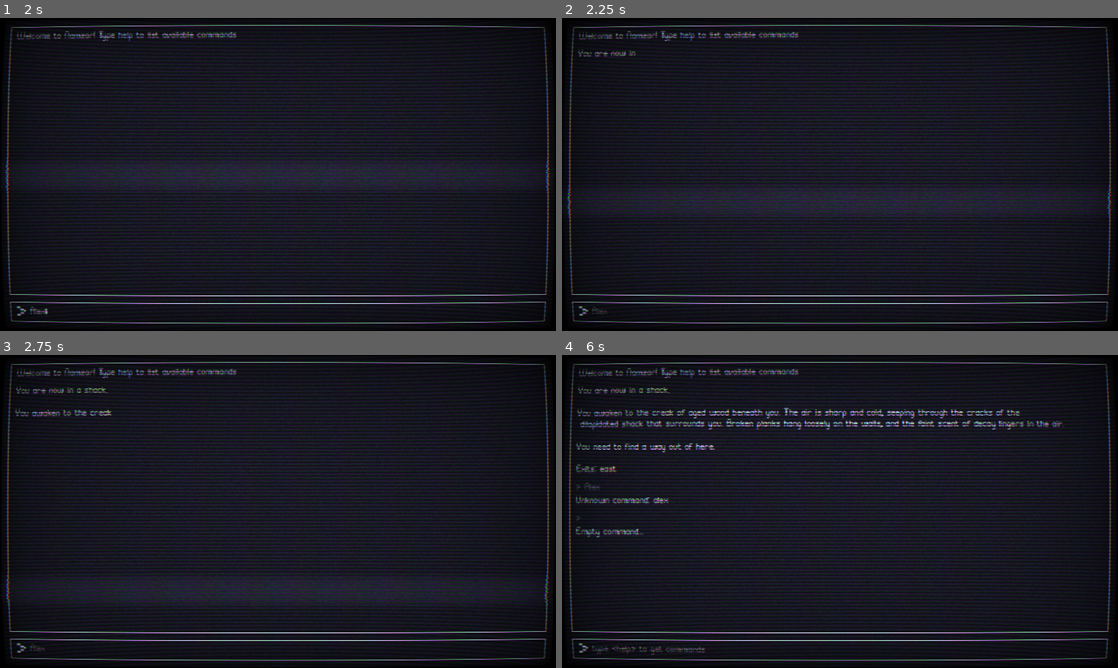
Above: before the commit, frames 1-4 (two rows, left to right).
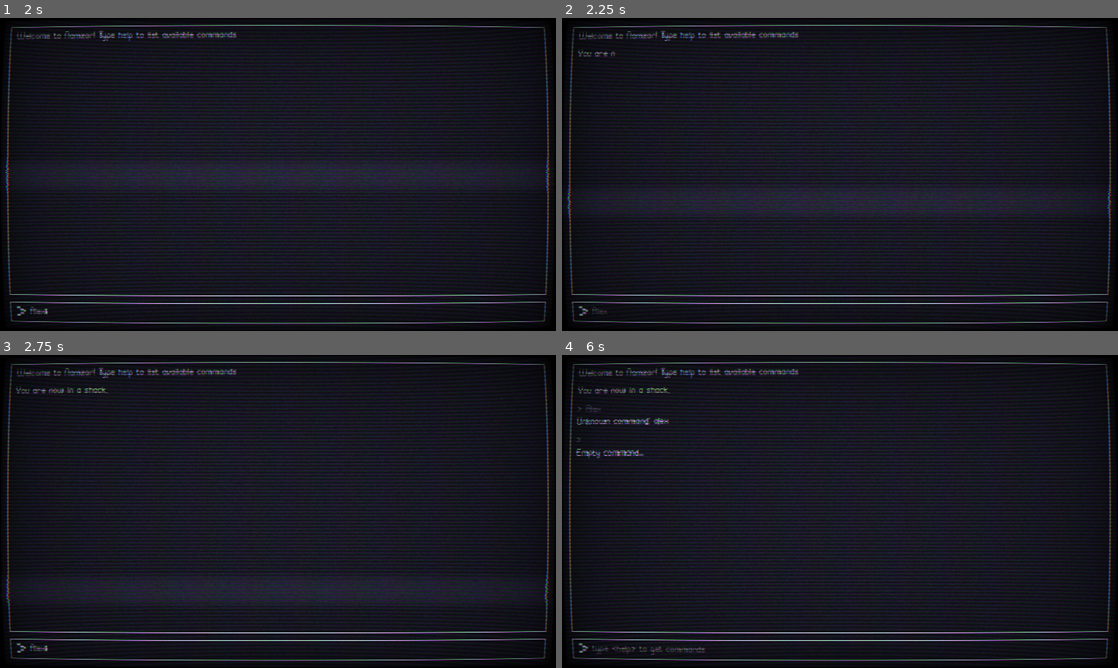
Above: after the commit, the same moments.

Repository: salty-max/namzar
Game: Godot game, scene res://scenes/game/game.tscn
Two runs of this game, one before a commit and one after it. Both use one fixed random seed, a clock stepped at 60 frames per second and the inputs below. The project has no main scene, so this scene is started directly.
Inputs (mouse positions are in pixels of both pictures, inside the frame that each line leads up to):
- Up to frame 1 (2 s): click (283, 312) at 1.27 s; type "Alex" at 1.35 s
- Up to frame 2 (2.25 s): no input
- Up to frame 3 (2.75 s): no input
- Up to frame 4 (6 s): tap Enter at 4.25, 5.75 s; tap Space at 5 s

Frame 1 is identical in both runs. In frame 2, less than 0.1% of the frame differs, in the area x 9-14%, y 10-13%; in frame 3, 0.2%; in frame 4, 3.3%, in the area x 2-91%, y 16-59%.

Commit message:
:recycle: refactor exits to resources

Diff:
--- a/components/command_parser.gd
+++ b/components/command_parser.gd
@@ -3,6 +3,7 @@
 
 const COMMAND_DEFS := {
 	"go": 2,
+	"look": 1,
 	"back": 1,
 	"attack": 4,
 	"help": 1
@@ -30,6 +31,8 @@
 	match cmd:
 		"go":
 			return _go(args)
+		"look":
+			return _look()
 		"help":
 			return _help()
 
@@ -43,29 +46,35 @@
 	var dir = args[0]
 
 	if current_room.exits.keys().has(dir):
-		var room_change_string = _change_room(current_room.exits[dir])
+		var exit = current_room.exits[dir]
+		var room_change_string = _change_room(exit.get_next_room(current_room))
 		return "\n\n".join([
 			"You go %s" % Palette.colorize(dir, Palette.PaletteColor.YELLOW),
 			room_change_string
 		])
 
-	return "No exit in that direction"
+	return "No exit in that direction."
+
+
+func _look() -> String:
+	var exits_string = " ".join(current_room.exits.keys())
+	var strings = "\n\n".join([
+		current_room.room_description,
+		"Exits: %s" % Palette.colorize(exits_string, Palette.PaletteColor.YELLOW)
+	])
+
+	return strings
 
 
 func _help() -> String:
 	return "\n".join([
 		"Available commands:",
 		"\t%s <location>" % Palette.colorize("go", Palette.PaletteColor.BLUE),
+		"\t%s" % Palette.colorize("look", Palette.PaletteColor.BLUE),
 		"\t%s" % Palette.colorize("help", Palette.PaletteColor.BLUE)
 	])
 
 
 func _change_room(new_room: Room) -> String:
 	current_room = new_room
-	var exits_string = " ".join(new_room.exits.keys())
-	var strings = "\n\n".join([
-		"You are now in %s." % Palette.colorize(new_room.room_name, Palette.PaletteColor.GREEN),
-		new_room.room_description,
-		"Exits: %s" % Palette.colorize(exits_string, Palette.PaletteColor.YELLOW)
-	])
-	return strings
+	return "You are now in %s." % Palette.colorize(new_room.room_name, Palette.PaletteColor.GREEN)
--- /dev/null
+++ b/data/exits/exit.gd
@@ -0,0 +1,12 @@
+class_name Exit
+extends Resource
+
+var room_1: Room
+var room_1_locked: bool = false
+
+var room_2: Room
+var room_2_locked: bool = false
+
+
+func get_next_room(room: Room) -> Room:
+	return room_1 if room == room_2 else room_2
--- a/scenes/game/game.gd
+++ b/scenes/game/game.gd
@@ -16,7 +16,7 @@
 @onready var scroll_bar: VScrollBar = %Scroll.get_v_scroll_bar()
 @onready var text_input: TextInput = %TextInput
 
-var max_scroll_length := 0
+var max_scroll_length := 0.0
 
 
 func _ready() -> void:
--- a/scenes/game/text_input.gd
+++ b/scenes/game/text_input.gd
@@ -6,5 +6,5 @@
 	grab_focus()
 
 
-func _on_text_submitted(new_text: String) -> void:
+func _on_text_submitted(_new_text: String) -> void:
 	clear()
--- a/scenes/room/room.gd
+++ b/scenes/room/room.gd
@@ -33,18 +33,18 @@
 
 
 func connect_exit(direction: String, room: Room) -> void:
+	var exit := Exit.new()
+	exit.room_1 = self
+	exit.room_2 = room
+	exits[direction] = exit
 	match direction:
 		"west":
-			exits[direction] = room
-			room.exits["east"] = self
+			room.exits["east"] = exit
 		"east":
-			exits[direction] = room
-			room.exits["west"] = self
+			room.exits["west"] = exit
 		"north":
-			exits[direction] = room
-			room.exits["south"] = self
+			room.exits["south"] = exit
 		"south":
-			exits[direction] = room
-			room.exits["north"] = self
+			room.exits["north"] = exit
 		_:
 			printerr("Failed to connect invalid direction: %s", direction)
